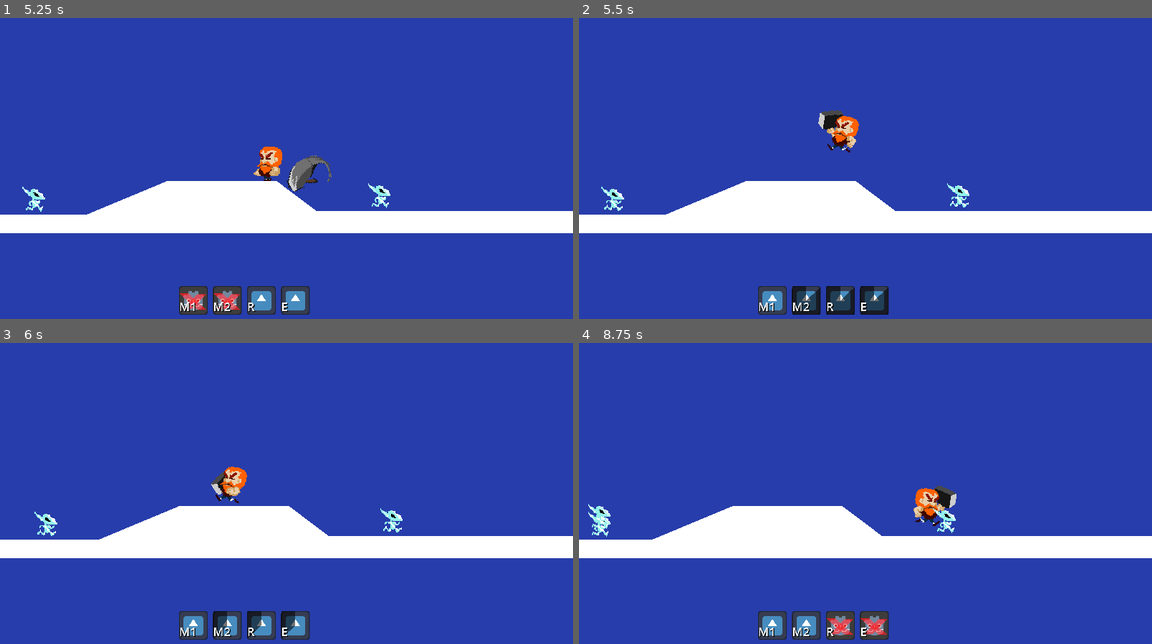
Above: before the commit, frames 1-4 (two rows, left to right).
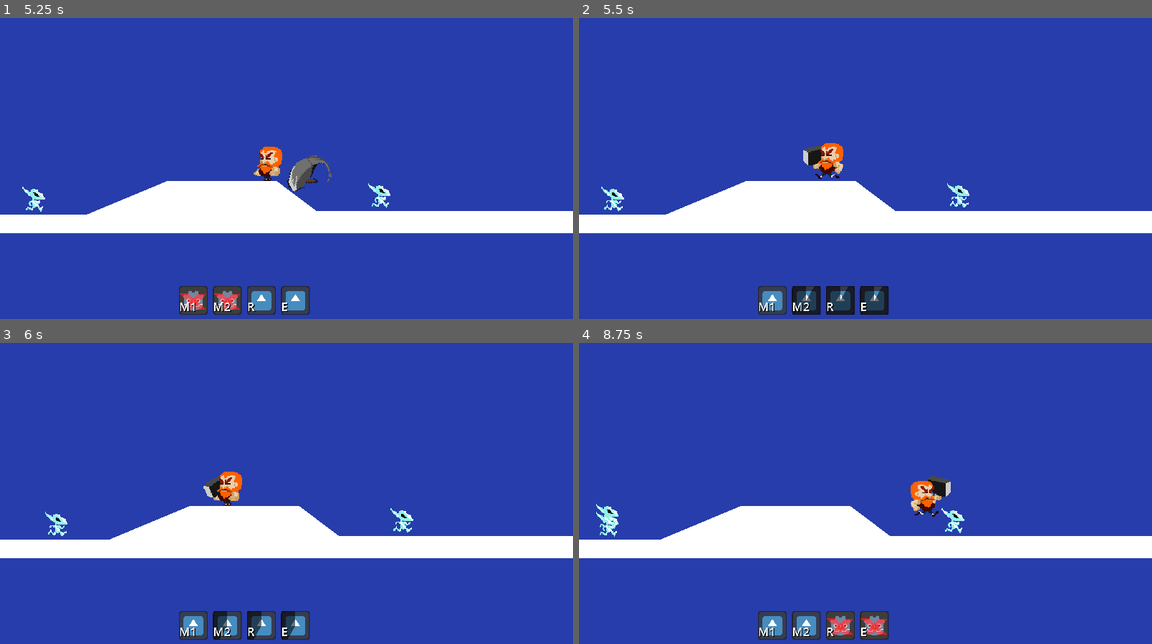
Above: after the commit, the same moments.

Repository: simonoNilssono/godot-project-thor
Game: Godot game, scene res://Scenes/main.tscn
Two runs of this game, one before a commit and one after it. Both use one fixed random seed, a clock stepped at 60 frames per second and the inputs below. The engine's default icon, where the game draws it, is replaced by a stand-in: a white triangle on a blue panel in a dark square.
Inputs (mouse positions are in pixels of both pictures, inside the frame that each line leads up to):
- Up to frame 1 (5.25 s): click "Play Game" at 0.5 s; click "M1" at 1.25 s; click "M2" at 2 s; move the mouse to (257, 243) at 2.77 s; hold Q (test) 2.78-3.53 s; hold D (Right) 2.78-4.28 s; tap W (Up) at 3.02, 3.77 s; move the mouse to (458, 225) at 3.52 s; tap E (HoverHammer) at 3.6 s; tap Q (test) at 3.8, 4.55 s; move the mouse to (114, 129) at 4.27 s; press the mouse at (114, 129) at 4.28 s; hold A (Left) from 4.28 s (still down); move the mouse to (315, 177) at 5.02 s; release the mouse at (315, 177) at 5.03 s; right-click (315, 177) at 5.1 s
- Up to frame 2 (5.5 s): keep holding A (Left); tap W (Up) at 5.27 s; tap Q (test) at 5.3 s
- Up to frame 3 (6 s): keep holding A (Left); move the mouse to (200, 424) at 5.77 s; hold R (teleport2Hammer) from 5.78 s (still down)
- Up to frame 4 (8.75 s): tap W (Up) at 6.02, 6.77, 8.27 s; tap Q (test) at 6.05, 6.6, 8.3 s; move the mouse to (991, 487) at 6.52 s; release A (Left) at 6.53 s; release R (teleport2Hammer) at 6.53 s; hold D (Right) from 6.53 s (still down); move the mouse to (750, 520) at 7.27 s; hold Q (test) 7.28-8.03 s; move the mouse to (922, 433) at 8.02 s; tap E (HoverHammer) at 8.1 s

Frame 1 is identical in both runs. In frame 2, 1.3% of the frame differs, in the area x 39-54%, y 30-94%; in frame 3, 1.4%; in frame 4, 1.6%, in the area x 1-68%, y 44-66%.
Error in both runs: Invalid access to property or key 'position' on a base object of type 'null instance'. (res://Scripts/enemy.gd:37)

Commit message:
added test func for flying towards hammer, DO NOT PRESS Q IN AIR

Diff:
--- a/Scripts/player.gd
+++ b/Scripts/player.gd
@@ -30,6 +30,9 @@
 	if event.is_action_pressed("HoverHammer") and hammerLess == true:
 		hoverHammer()
 
+	#FOR testing do not press q
+	if event.is_action_pressed("test") and hammerLess == true:
+		fly2Hammer()
 # physics dependent events here
 func _physics_process(delta: float) -> void:
 	# Get the input direction/axis
@@ -39,7 +42,6 @@
 	handleJump()
 	accelOrDeccel(inputAxis, delta)
 	updateAnimations(inputAxis)
-	fly2Hammer(delta)
 	move_and_slide()
 
 
@@ -75,12 +77,14 @@
 		if Input.is_action_just_released("Up") and velocity.y < JUMP_VELOCITY / 2:
 			velocity.y = JUMP_VELOCITY /2
 
-
-func fly2Hammer(delta) -> void:
-	if Input.is_action_just_pressed("test") and hammerLess == true:
-		look_at(hammer.position)
-		position += (transform.x * 1000 * delta)
-		#Global.hammerReturned.emit()
+#testtestesteste
+func fly2Hammer() -> void:
+		#set_physics_process(false)
+		#while hammerLess == true:
+		var direction = global_position.direction_to(hammer.position)
+		velocity = direction * 300
+		move_and_slide()
+		#set_physics_process(true)
 
 
 #-----------HAMMER-STUFF-------------#
